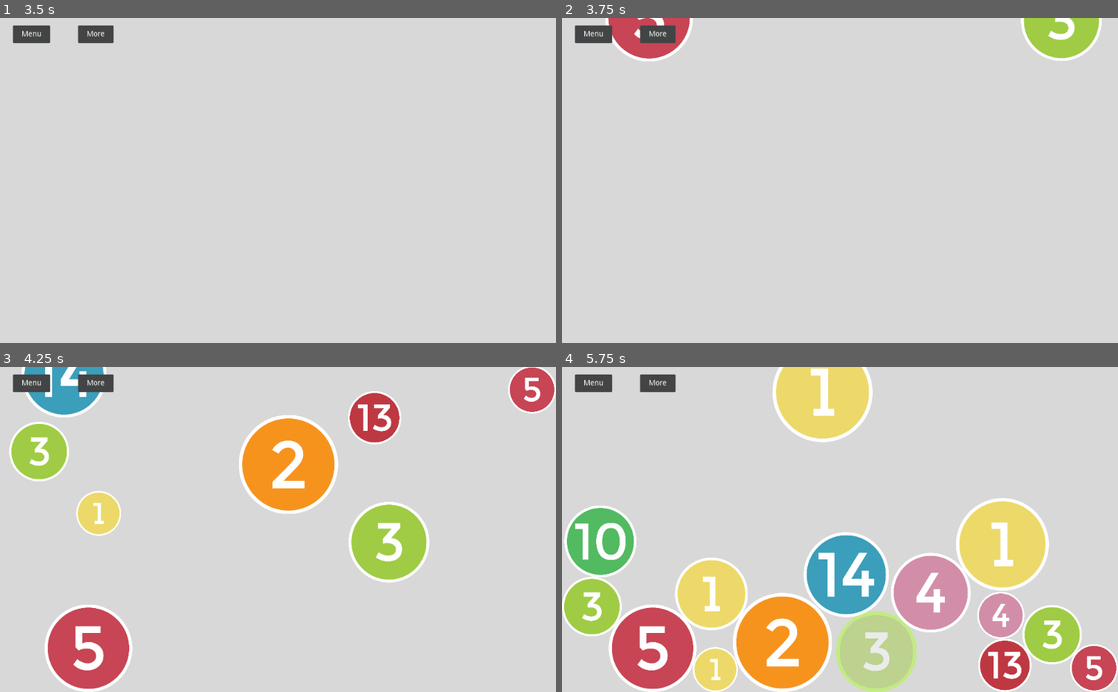
Above: before the commit, frames 1-4 (two rows, left to right).
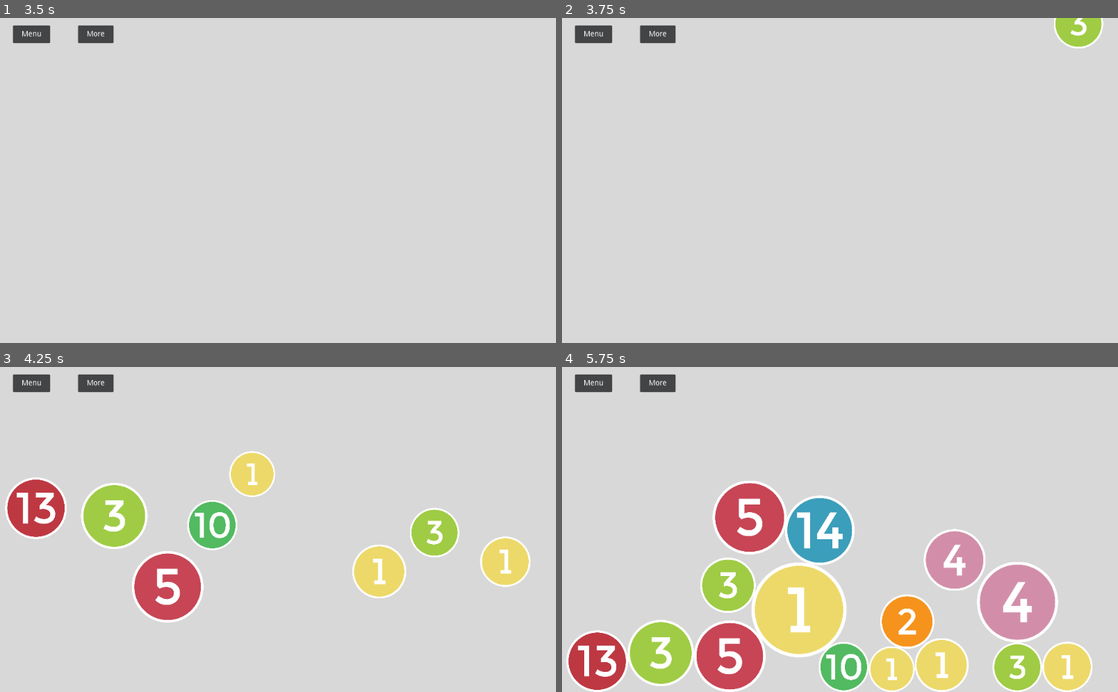
Above: after the commit, the same moments.

Repository: ZaneH/circularis-godot
Game: Godot game, scene res://scenes/Menu.tscn
The game is run twice, just before and just after one commit, with the same random seed, the same clock (stepped at 60 frames per second) and the same inputs.
Inputs (mouse positions are in pixels of both pictures, inside the frame that each line leads up to):
- Up to frame 1 (3.5 s): tap Enter at 0.5, 2.75 s; move the mouse to (400, 164) at 0.52 s; hold . (multi_swipe_down_right) 0.53-1.25 s; hold Middle mouse button (multi_touch) 0.53-1.25 s; click (400, 164) at 0.67 s; tap Space at 1.25 s; drag from (166, 196) to (250, 245) at 1.27 s; move the mouse to (183, 284) at 2.02 s; hold . (multi_swipe_down_right) 2.03-2.75 s; hold Mouse wheel up (pinch_outward) 2.03-2.75 s; click (183, 284) at 2.17 s; drag from (250, 245) to (111, 131) at 2.77 s
- Up to frame 2 (3.75 s): tap Space at 3.5 s; move the mouse to (1006, 229) at 3.52 s; hold M (multi_swipe_down_left) from 3.53 s (still down); hold Middle mouse button (multi_touch) from 3.53 s (still down); click (1006, 229) at 3.67 s
- Up to frame 3 (4.25 s): keep holding M (multi_swipe_down_left); keep holding Middle mouse button (multi_touch)
- Up to frame 4 (5.75 s): release M (multi_swipe_down_left) at 4.25 s; release Middle mouse button (multi_touch) at 4.25 s; drag from (945, 549) to (851, 474) at 4.27 s; move the mouse to (706, 458) at 5.02 s; hold , (multi_swipe_down) from 5.03 s (still down); hold Mouse wheel up (pinch_outward) from 5.03 s (still down); click (706, 458) at 5.17 s

Frame 1 is identical in both runs. In frame 2, 2.4% of the frame differs, in the area x 7-98%, y 0-14%; in frame 3, 25%; in frame 4, 44%, in the area x 0-100%, y 0-100%.

Commit message:
Fix 'More' scaling issue

Diff:
--- a/scripts/circle_manager.gd
+++ b/scripts/circle_manager.gd
@@ -14,9 +14,10 @@
 func _ready():
 	rng.randomize()
 	spawn_circles()
-	resize_circles()
+
 	# warning-ignore:return_value_discarded
 	get_tree().connect("screen_resized", self, "redrop_circles")
+	# warning-ignore:return_value_discarded
 	$CircleSelection.connect("scored_point", self, "_handle_scored_point")
 
 func spawn_circles():
@@ -29,10 +30,11 @@
 		numbers1.append(rng.randi_range(1, answers[i] - 1))
 		numbers2.append(answers[i] - numbers1[i])
 
+	var new_circles = []
 	for i in spawn_limit / 3:
-		create_circle(numbers1[i])
-		create_circle(numbers2[i])
-		create_circle(answers[i])
+		new_circles.append(create_circle(numbers1[i]))
+		new_circles.append(create_circle(numbers2[i]))
+		new_circles.append(create_circle(answers[i]))
 
 func redrop_circles():
 	var view_size = get_viewport().size
@@ -43,21 +45,20 @@
 			rng.randf_range(MIN_HEIGHT_TO_DROP, MAX_HEIGHT_TO_DROP)
 		)
 
-	resize_circles()
+		resize_circle_for_screen(circle)
 
-func resize_circles():
+func resize_circle_for_screen(circle: CircleNumber):
 	var view_size = get_viewport().size
 
-	for circle in circles:
-		var _scale
-		if (view_size.x > 1000):
-			_scale = rng.randf_range(0.4, 0.7)
-		elif (view_size.x > 600):
-			_scale = rng.randf_range(0.4, 0.6)
-		else:
-			_scale = rng.randf_range(0.4, 0.5)
+	var _scale
+	if (view_size.x > 1024):
+		_scale = rng.randf_range(0.4, 0.7)
+	elif (view_size.x > 612):
+		_scale = rng.randf_range(0.4, 0.6)
+	else:
+		_scale = rng.randf_range(0.4, 0.5)
 
-		circle.set_custom_scale(_scale)
+	circle.set_custom_scale(_scale)
 
 func create_circle(number: int):
 	var view_size = get_viewport().size
@@ -73,8 +74,12 @@
 	new_circle.load_number_texture()
 	new_circle.connect("circle_pressed", $CircleSelection, "_handle_circle_pressed")
 
+	resize_circle_for_screen(new_circle)
+
 	add_child(new_circle)
 	circles.append(new_circle)
+
+	return new_circle
 
 func _handle_scored_point(selected_circles: Array):
 	# remove selected_circles from the spawned circles array when a point is scored
@@ -82,4 +87,5 @@
 		circles.erase(c)
 
 	if (len(circles) == 0):
+		# warning-ignore:return_value_discarded
 		get_tree().change_scene("res://scenes/Menu.tscn")
